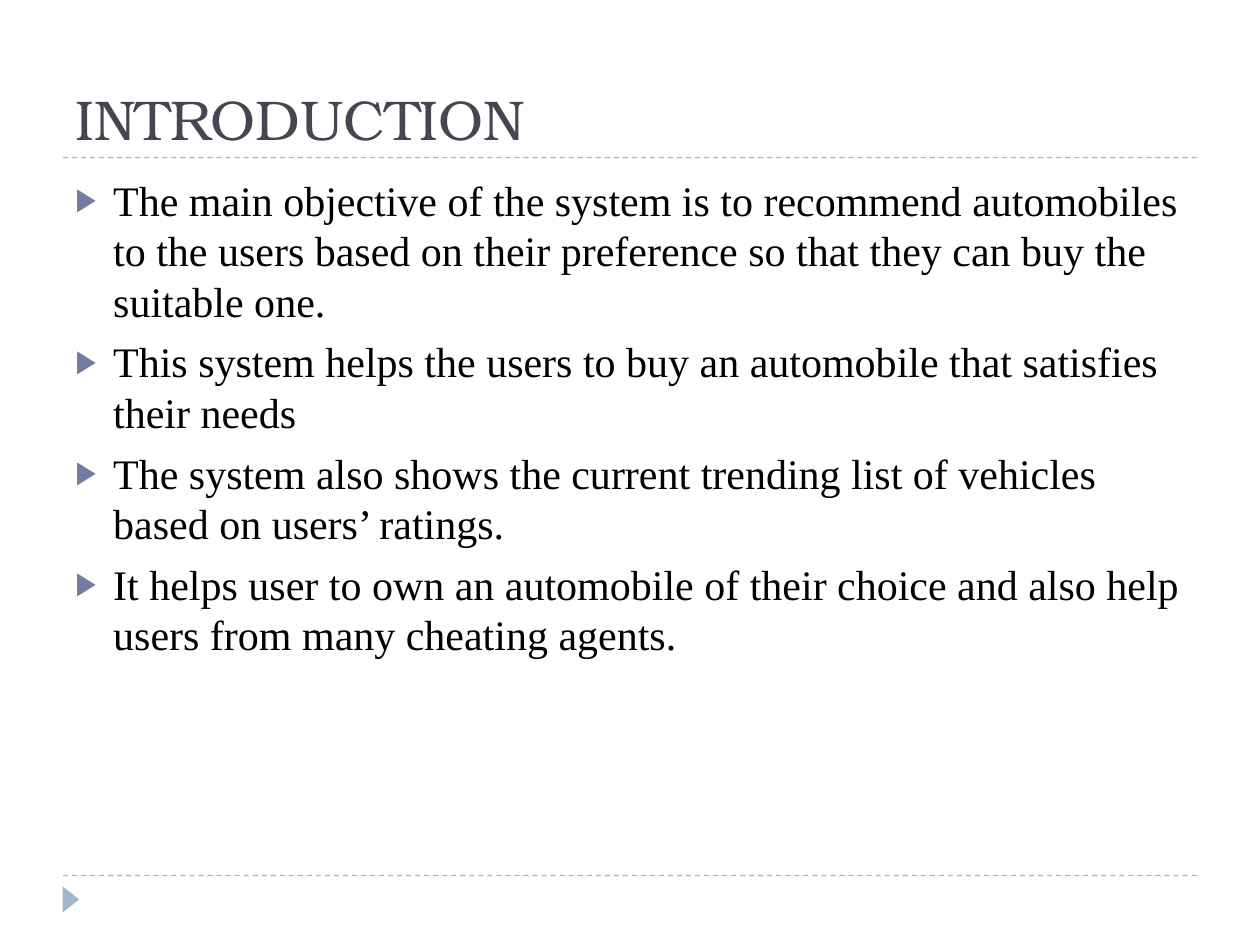
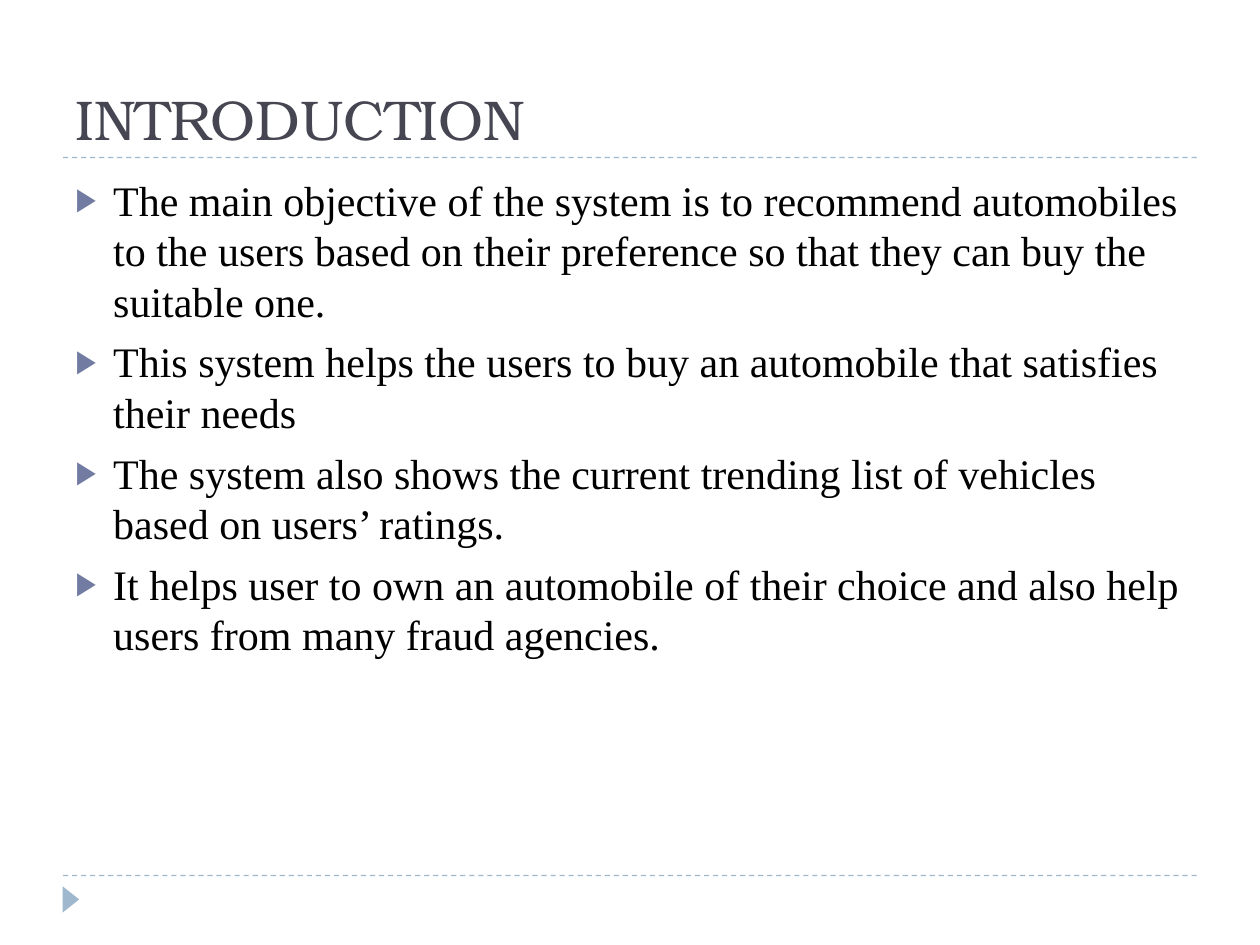
Before and after one commit to anjanaajikumar/mainproject, a slide deck: slide 2 of ppt/59_review.pptx. Drawn at 1260x945 pixels with LibreOffice and Linux fonts; fonts in the diff are those of the drawing. Boxes give left, top, right and bottom in pixels: in the first picture for what was removed or moved away, otherwise in the second. Text is boxed around its words. In the diff, an @@ line names an element or a change of style, - is before the commit and + after.

```diff
--- a/ppt/59_review.pptx
+++ b/ppt/59_review.pptx
@@ text at bbox=[113, 570, 1178, 659]: text changed @@
-▶ It helps user to own an automobile of their choice and also help users from many cheating agents.
+▶ It helps user to own an automobile of their choice and also help users from many fraud agencies.
```
Also in this commit, not shown: 2 other slides changed.
